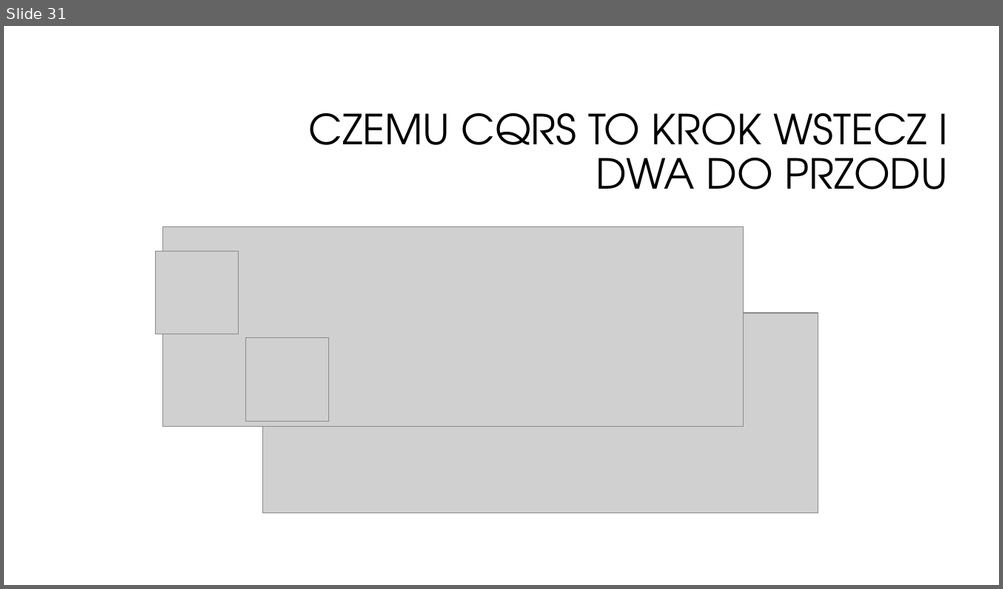
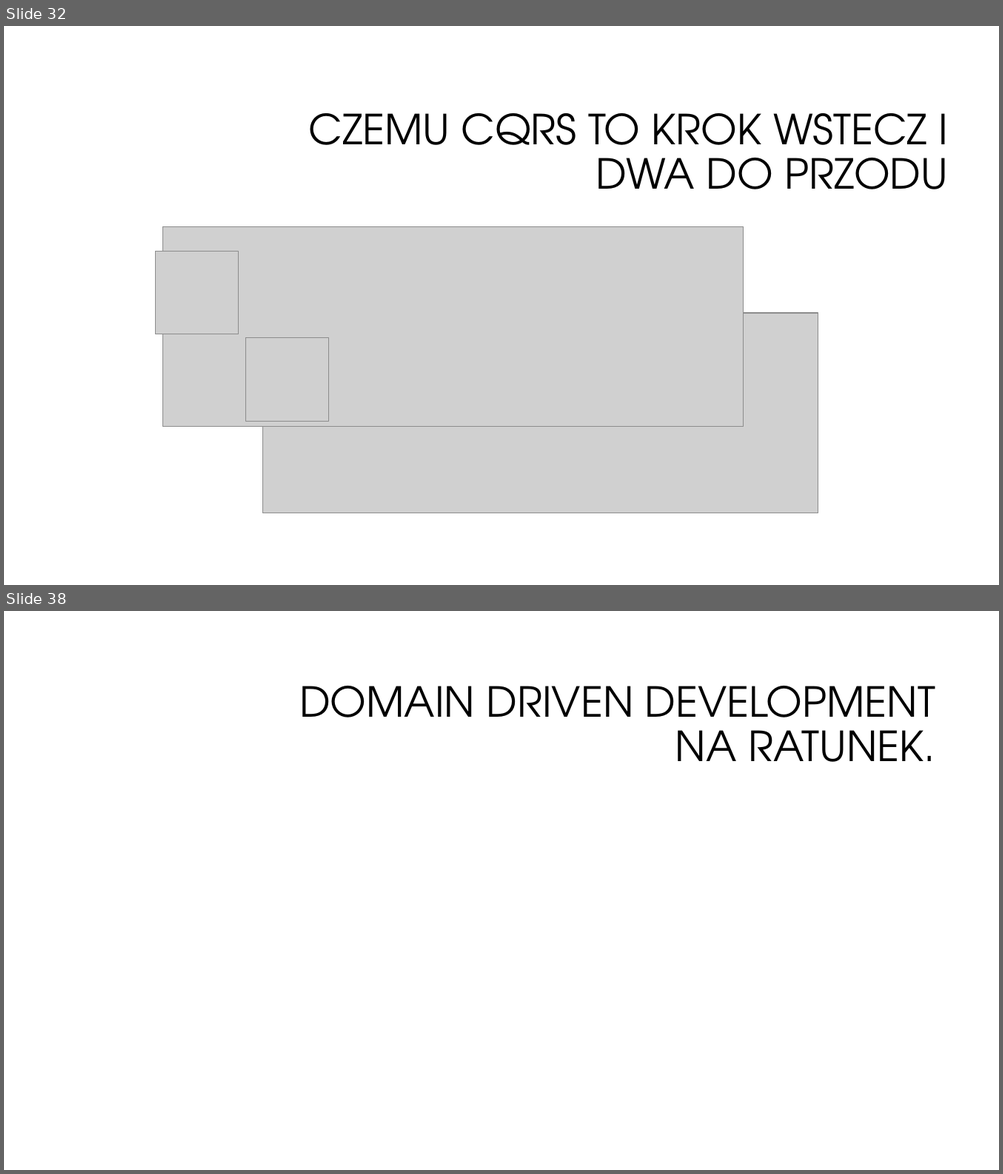
Before and after one commit to oskardudycz/EventSourcing.NetCore, a slide deck: Slides.pptx. Shown one above the other, each under a label of ours: slide 31 before the commit, slides 32 and 38 after it; the slides between them are not shown. The pictures are 1003x589 and 1003x1174 pixels, drawn with LibreOffice and Linux fonts; fonts in the diff are those of the drawing; grey boxes stand for pictures; background and template pictures are left out. Boxes give left, top, right and bottom in pixels: in the first picture for what was removed or moved away, otherwise in the second. Text is boxed around its words. In the diff, an @@ line names an element or a change of style, - is before the commit and + after.

```diff
--- a/Slides.pptx
+++ b/Slides.pptx
@@ slide 38 added at [4, 611, 999, 1170], background #FFFFFF @@
@@ title added at [299, 686, 935, 762], 40 pt, text #000000 @@
+DOMAIN DRIVEN DEVELOPMENT NA RATUNEK.
@@ what was slide 31 is now slide 32 @@
```
Also in this commit, not shown: 2 slides changed, 6 other slides added.
